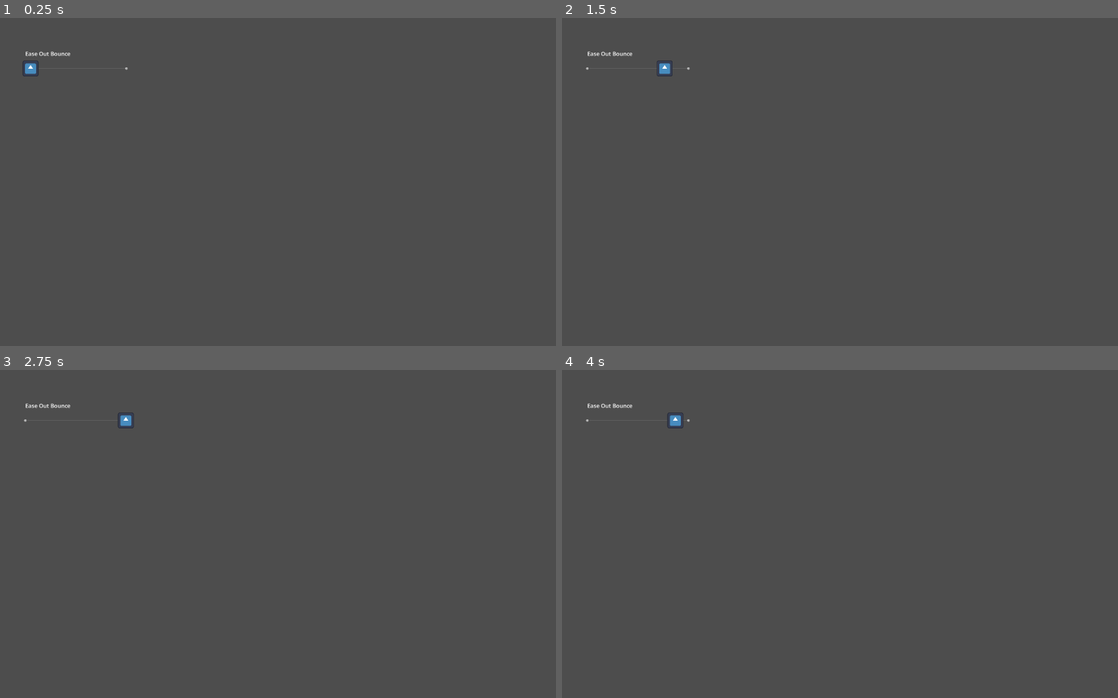
Above: before the commit, frames 1-4 (two rows, left to right).
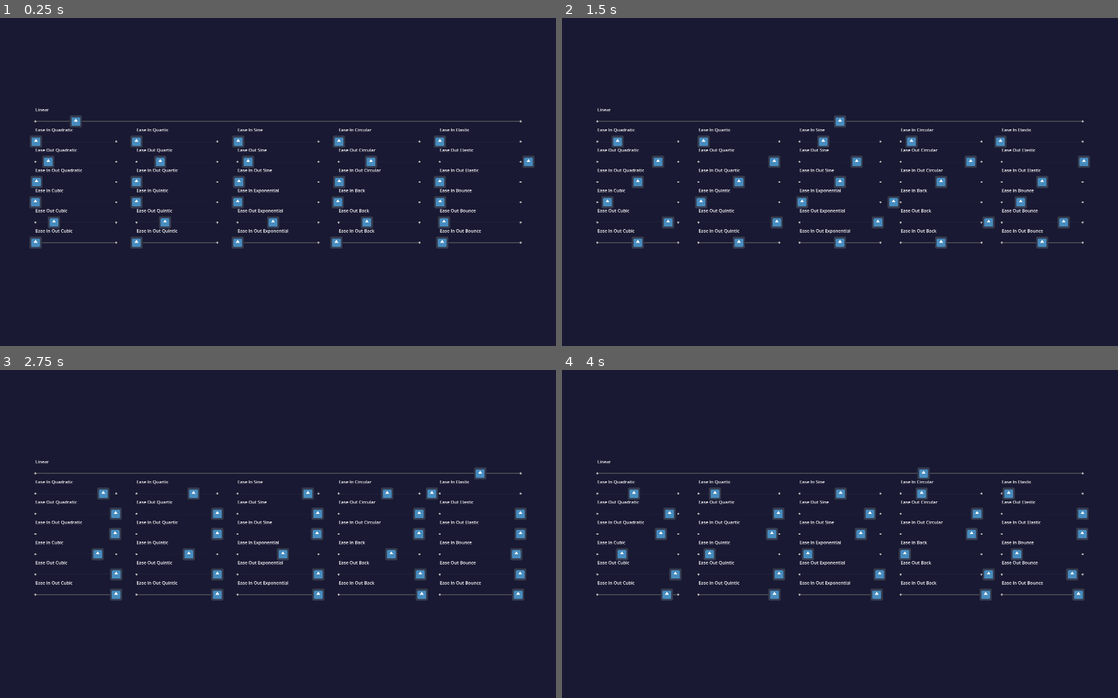
Above: after the commit, the same moments.

Repository: martijnfolmer/Folmer_godot_samples
Game: Godot game, scene res://scenes/Samples/Easing/easing_main.tscn
Same seed, same stepped clock (60 frames per second), same inputs: the game is played once before the commit and once after it. Before the commit the project starts from res://scenes/Samples/Easing/easing_sample.tscn. The engine's default icon, where the game draws it, is replaced by a stand-in: a white triangle on a blue panel in a dark square.
Inputs:
- Up to frame 1 (0.25 s): no input
- Up to frame 2 (1.5 s): tap Enter at 0.5 s; hold Right (ui_right) 0.53-1.28 s; hold Down (ui_down) from 1.28 s (still down)
- Up to frame 3 (2.75 s): release Down (ui_down) at 2.03 s; hold Right (ui_right) from 2.03 s (still down)
- Up to frame 4 (4 s): release Right (ui_right) at 2.78 s; hold Up (ui_up) 2.78-3.53 s; hold Left (ui_left) from 3.53 s (still down)

The runs differ from the first frame. In frame 1, 99% of the frame differs, in the area x 0-100%, y 0-100%; in frame 2, 99%; in frame 3, 99%; in frame 4, 99%.

Commit message:
basic WASD player movement and some renaming for clarifications

Diff:
--- a/project.godot
+++ b/project.godot
@@ -15,7 +15,7 @@
 [application]
 
 config/name="Godot_Template"
-run/main_scene="uid://bspll818f18ug"
+run/main_scene="uid://to1fid7bcun"
 config/features=PackedStringArray("4.6", "Forward Plus")
 config/icon="res://icon.svg"
 
--- a/scenes/Samples/Easing/easing_sample.tscn
+++ b/scenes/Samples/Easing/easing_sample.tscn
@@ -1,9 +1,9 @@
-[gd_scene load_steps=3 format=3 uid="uid://bspll818f18ug"]
+[gd_scene format=3 uid="uid://bspll818f18ug"]
 
-[ext_resource type="Script" uid="uid://bm7buskjkch81" path="res://scripts/Samples/easing_sample.gd" id="1_54h4u"]
+[ext_resource type="Script" uid="uid://bm7buskjkch81" path="res://scripts/Samples/Easing/easing_sample.gd" id="1_54h4u"]
 [ext_resource type="Texture2D" uid="uid://56k3hva45wqr" path="res://icon.svg" id="2_iwam8"]
 
-[node name="Easing_sample" type="Node2D"]
+[node name="Easing_sample" type="Node2D" unique_id=1871644013]
 script = ExtResource("1_54h4u")
 sprite = ExtResource("2_iwam8")
 sprite_scale = -0.49
--- /dev/null
+++ b/scenes/Samples/Movement/movement_WASD.tscn
@@ -0,0 +1,15 @@
+[gd_scene format=3 uid="uid://dmqrwpp2fg11w"]
+
+[ext_resource type="Script" uid="uid://c2e8xve880a8h" path="res://scripts/utils/set_player_input_controls.gd" id="1_85t8h"]
+[ext_resource type="Script" uid="uid://dq3yko31gv8oh" path="res://scripts/Samples/Movement/movement_WASD.gd" id="2_tbgim"]
+[ext_resource type="Texture2D" uid="uid://56k3hva45wqr" path="res://icon.svg" id="3_j4mhm"]
+
+[node name="Movement_WASD" type="Node2D" unique_id=809464679]
+
+[node name="set_player_input_controls" type="Node2D" parent="." unique_id=690288573]
+script = ExtResource("1_85t8h")
+
+[node name="movement_WASD" type="CharacterBody2D" parent="." unique_id=857540664]
+position = Vector2(1146, 630)
+script = ExtResource("2_tbgim")
+texture = ExtResource("3_j4mhm")
--- a/scenes/Samples/particles/partElectricTrail.tscn
+++ b/scenes/Samples/particles/partElectricTrail.tscn
@@ -1,6 +1,6 @@
-[gd_scene load_steps=9 format=3 uid="uid://corghhtuatjgc"]
+[gd_scene format=3 uid="uid://corghhtuatjgc"]
 
-[ext_resource type="Script" uid="uid://bn6de87khl8p4" path="res://scripts/Samples/PartElectricTrail_center.gd" id="1_orvs2"]
+[ext_resource type="Script" uid="uid://bn6de87khl8p4" path="res://scripts/Samples/Particles/PartElectricTrail_center.gd" id="1_orvs2"]
 [ext_resource type="Texture2D" uid="uid://b531o11daaxir" path="res://png/particles/partWhiteCircle64x64.png" id="1_ybnmo"]
 [ext_resource type="Texture2D" uid="uid://chvhprwtccc7i" path="res://png/particles/partWhiteLine.png" id="3_g2vxe"]
 
@@ -33,13 +33,13 @@
 [sub_resource type="CanvasItemMaterial" id="CanvasItemMaterial_orvs2"]
 blend_mode = 1
 
-[node name="PartElectricTrail" type="Node2D"]
+[node name="PartElectricTrail" type="Node2D" unique_id=1514111576]
 
-[node name="Center" type="Node2D" parent="."]
+[node name="Center" type="Node2D" parent="." unique_id=998492708]
 z_as_relative = false
 script = ExtResource("1_orvs2")
 
-[node name="Sparks" type="GPUParticles2D" parent="Center"]
+[node name="Sparks" type="GPUParticles2D" parent="Center" unique_id=1832360723]
 z_as_relative = false
 material = SubResource("CanvasItemMaterial_a08t6")
 amount = 400
@@ -47,7 +47,7 @@
 lifetime = 0.39
 process_material = SubResource("ParticleProcessMaterial_fli2v")
 
-[node name="Ball" type="Sprite2D" parent="Center"]
+[node name="Ball" type="Sprite2D" parent="Center" unique_id=1141500038]
 modulate = Color(0, 0.2509804, 1, 1)
 z_index = 10
 z_as_relative = false
@@ -55,7 +55,7 @@
 scale = Vector2(0.5, 0.5)
 texture = ExtResource("1_ybnmo")
 
-[node name="PointLight2D" type="PointLight2D" parent="Center/Ball"]
+[node name="PointLight2D" type="PointLight2D" parent="Center/Ball" unique_id=1158107827]
 scale = Vector2(0.5, 0.5)
 energy = 1.32
 texture = ExtResource("1_ybnmo")
--- a/scenes/Samples/particles/particles_main.tscn
+++ b/scenes/Samples/particles/particles_main.tscn
@@ -1,12 +1,12 @@
 [gd_scene format=3 uid="uid://wlphhcacih5i"]
 
-[ext_resource type="PackedScene" uid="uid://iptedgxedqee" path="res://scenes/Samples/particles/partFlameExplosion.tscn" id="1_83uwg"]
-[ext_resource type="PackedScene" uid="uid://corghhtuatjgc" path="res://scenes/Samples/particles/partElectricTrail.tscn" id="1_mbybj"]
-[ext_resource type="PackedScene" uid="uid://hyt6tt1ui73r" path="res://scenes/Samples/particles/partFlameTorch.tscn" id="2_wxmx5"]
-[ext_resource type="PackedScene" uid="uid://dd42c28xqdh76" path="res://scenes/Samples/particles/partExplosionsSparks.tscn" id="3_hx7bl"]
-[ext_resource type="PackedScene" uid="uid://btv5xm1hx2a4j" path="res://scenes/Samples/particles/partAnimatedPixelExplosion.tscn" id="4_wxmx5"]
-[ext_resource type="PackedScene" uid="uid://532rr2vqt3ci" path="res://scenes/Samples/particles/partImplosionSparks.tscn" id="5_hx7bl"]
-[ext_resource type="PackedScene" uid="uid://dt6nsya0v3o8a" path="res://scenes/Samples/particles/partBloodSplatterBig.tscn" id="7_muhtl"]
+[ext_resource type="PackedScene" uid="uid://iptedgxedqee" path="res://scenes/Samples/Particles/partFlameExplosion.tscn" id="1_83uwg"]
+[ext_resource type="PackedScene" uid="uid://corghhtuatjgc" path="res://scenes/Samples/Particles/partElectricTrail.tscn" id="1_mbybj"]
+[ext_resource type="PackedScene" uid="uid://hyt6tt1ui73r" path="res://scenes/Samples/Particles/partFlameTorch.tscn" id="2_wxmx5"]
+[ext_resource type="PackedScene" uid="uid://dd42c28xqdh76" path="res://scenes/Samples/Particles/partExplosionsSparks.tscn" id="3_hx7bl"]
+[ext_resource type="PackedScene" uid="uid://btv5xm1hx2a4j" path="res://scenes/Samples/Particles/partAnimatedPixelExplosion.tscn" id="4_wxmx5"]
+[ext_resource type="PackedScene" uid="uid://532rr2vqt3ci" path="res://scenes/Samples/Particles/partImplosionSparks.tscn" id="5_hx7bl"]
+[ext_resource type="PackedScene" uid="uid://dt6nsya0v3o8a" path="res://scenes/Samples/Particles/partBloodSplatterBig.tscn" id="7_muhtl"]
 
 [node name="ParticlesMain" type="Node2D" unique_id=31462689]
 
--- /dev/null
+++ b/scripts/Samples/Movement/movement_WASD.gd
@@ -0,0 +1,48 @@
+extends CharacterBody2D
+
+@export var speed: float = 500.0
+@export var accelerate: float = 2000.0    # units/sec^2 (tune)
+@export var deccelerate: float = 2500.0   # units/sec^2 (tune)
+@export var texture: Texture2D
+
+var sprite: Sprite2D
+
+func _ready() -> void:
+	sprite = Sprite2D.new()
+	add_child(sprite)
+	sprite.texture = texture
+
+
+func _physics_process(delta: float) -> void:
+
+	# Player input
+	var input_dir := Vector2(
+		Input.get_action_strength("ui_right") - Input.get_action_strength("ui_left"),
+		Input.get_action_strength("ui_down") - Input.get_action_strength("ui_up")
+	)
+
+	if input_dir.length() > 0.0:
+		input_dir = input_dir.normalized()
+
+	# Movement
+	var target_velocity := input_dir * speed
+
+	# Use accel when there is input, otherwise decel toward zero
+	var rate := accelerate if input_dir != Vector2.ZERO else deccelerate
+
+	velocity.x = move_toward(velocity.x, target_velocity.x, rate * delta)
+	velocity.y = move_toward(velocity.y, target_velocity.y, rate * delta)
+
+	move_and_slide()
+
+	# Flip when moving left or right (prefer actual motion to avoid flip jitter when input changes)
+	if sprite:
+		if velocity.x < -1.0:
+			sprite.flip_h = true
+		elif velocity.x > 1.0:
+			sprite.flip_h = false
+
+
+	# Snapping location
+	if sprite:
+		sprite.global_position = sprite.global_position.round()
--- a/scripts/Samples/PartElectricTrail_center.gd
+++ b/scripts/Samples/Particles/PartElectricTrail_center.gd
@@ -20,7 +20,6 @@
 	# Emitter has the same position as the ball
 	sparks.position = Vector2(cos(angle), sin(angle)) * radius
 
-
 	# estimate velocity
 	var diffPosition = ball.position - last_ball_position
 	var v = diffPosition / max(delta, 0.0001)
--- /dev/null
+++ b/scripts/utils/set_player_input_controls.gd
@@ -0,0 +1,39 @@
+extends Node
+
+func _ready() -> void:
+	ensure_keyboard_dpad()
+
+
+func ensure_keyboard_dpad() -> void:
+	_ensure_action("ui_up")
+	_ensure_action("ui_down")
+	_ensure_action("ui_left")
+	_ensure_action("ui_right")
+
+	# WASD
+	_add_key_if_missing("ui_up", KEY_W)
+	_add_key_if_missing("ui_down", KEY_S)
+	_add_key_if_missing("ui_left", KEY_A)
+	_add_key_if_missing("ui_right", KEY_D)
+
+	# Arrow keys
+	_add_key_if_missing("ui_up", KEY_UP)
+	_add_key_if_missing("ui_down", KEY_DOWN)
+	_add_key_if_missing("ui_left", KEY_LEFT)
+	_add_key_if_missing("ui_right", KEY_RIGHT)
+
+
+func _ensure_action(action_name: StringName) -> void:
+	if not InputMap.has_action(action_name):
+		InputMap.add_action(action_name)
+
+func _add_key_if_missing(action_name: StringName, keycode: Key) -> void:
+	var ev := InputEventKey.new()
+	ev.keycode = keycode
+
+	# Avoid duplicates
+	for existing in InputMap.action_get_events(action_name):
+		if existing is InputEventKey and (existing as InputEventKey).keycode == keycode:
+			return
+
+	InputMap.action_add_event(action_name, ev)
Renamed: scripts/Samples/easing_sample.gd -> scripts/Samples/Easing/easing_sample.gd
Renamed: scripts/Samples/easing_sample.gd.uid -> scripts/Samples/Easing/easing_sample.gd.uid
Not shown, added: scripts/Samples/Movement/movement_WASD.gd.uid
Renamed: scripts/Samples/PartElectricTrail_center.gd.uid -> scripts/Samples/Particles/PartElectricTrail_center.gd.uid
Not shown, added: scripts/utils/set_player_input_controls.gd.uid
Not shown, changed: README.md
